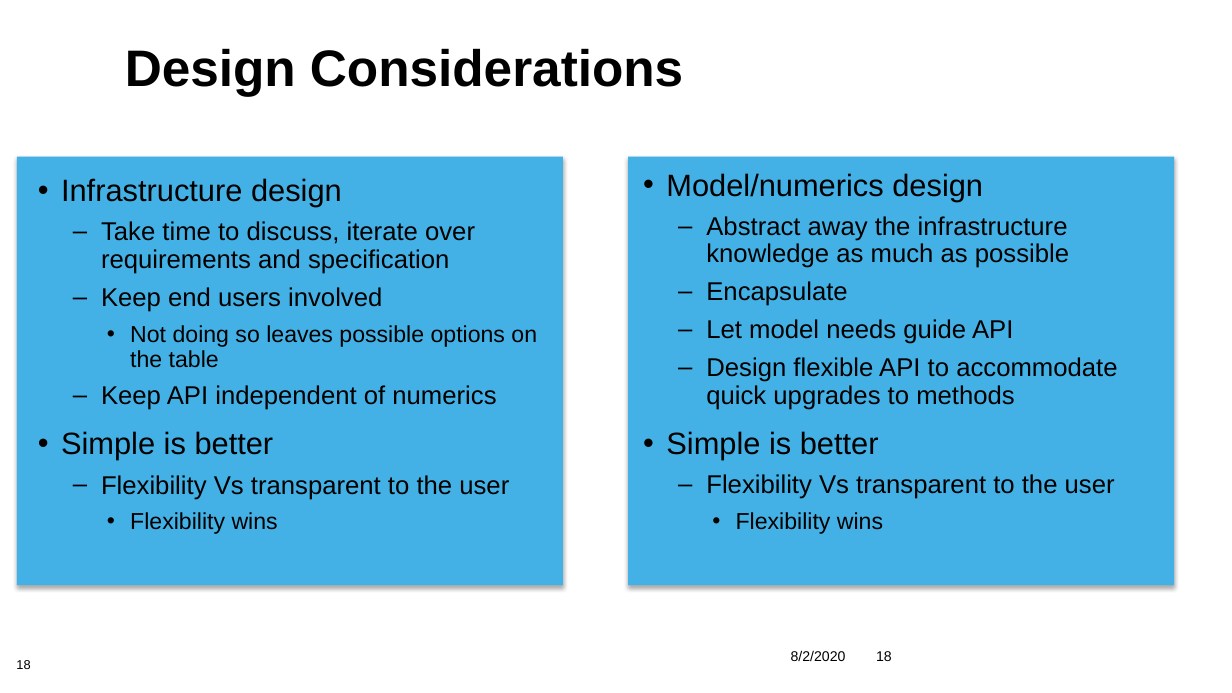
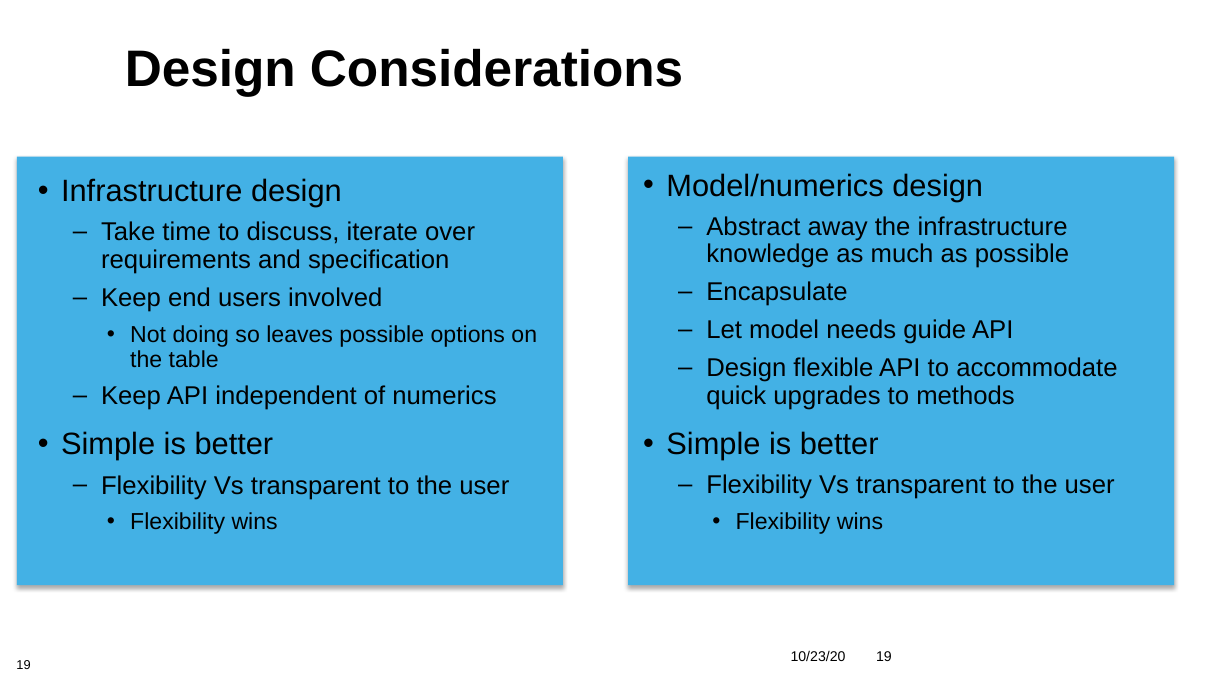
Before and after one commit to bssw-tutorial/presentations, a slide deck: slide 19 of 04-design.pptx (slide 18 before the commit). Drawn at 1232x693 pixels with LibreOffice and Linux fonts; fonts in the diff are those of the drawing; background and template pictures are left out. Boxes give left, top, right and bottom in pixels: in the first picture for what was removed or moved away, otherwise in the second. Text is boxed around its words. In the diff, an @@ line names an element or a change of style, - is before the commit and + after.

```diff
--- a/04-design.pptx
+++ b/04-design.pptx
@@ text at (x1=791, y1=650, x2=846, y2=661): text changed @@
-8/2/2020
+10/23/20
@@ page number at (x1=16, y1=660, x2=30, y2=669): text changed @@
-18
+19
```
Also in this commit, not shown: 4 other slides changed, 4 slides removed.
